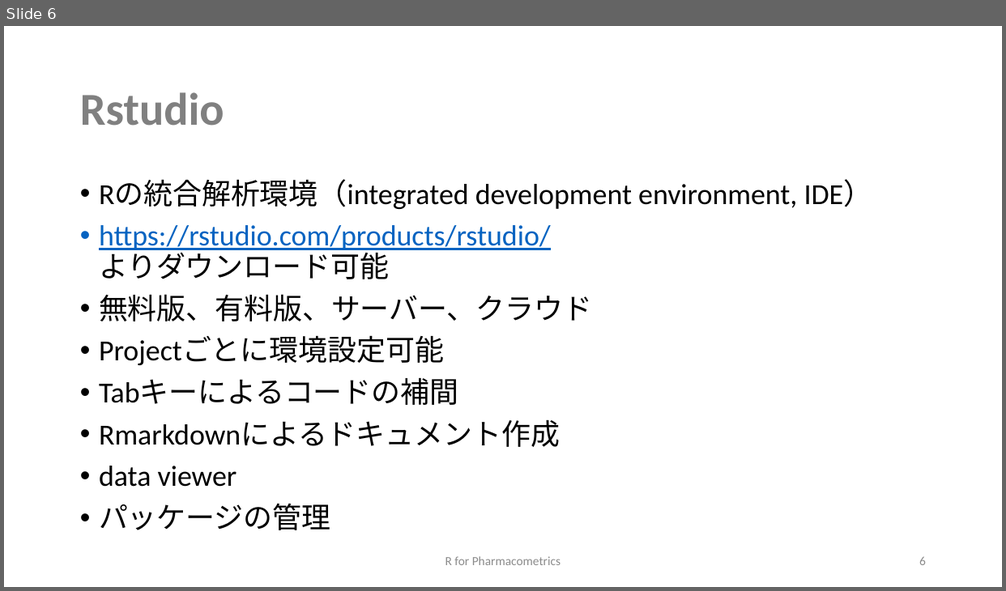
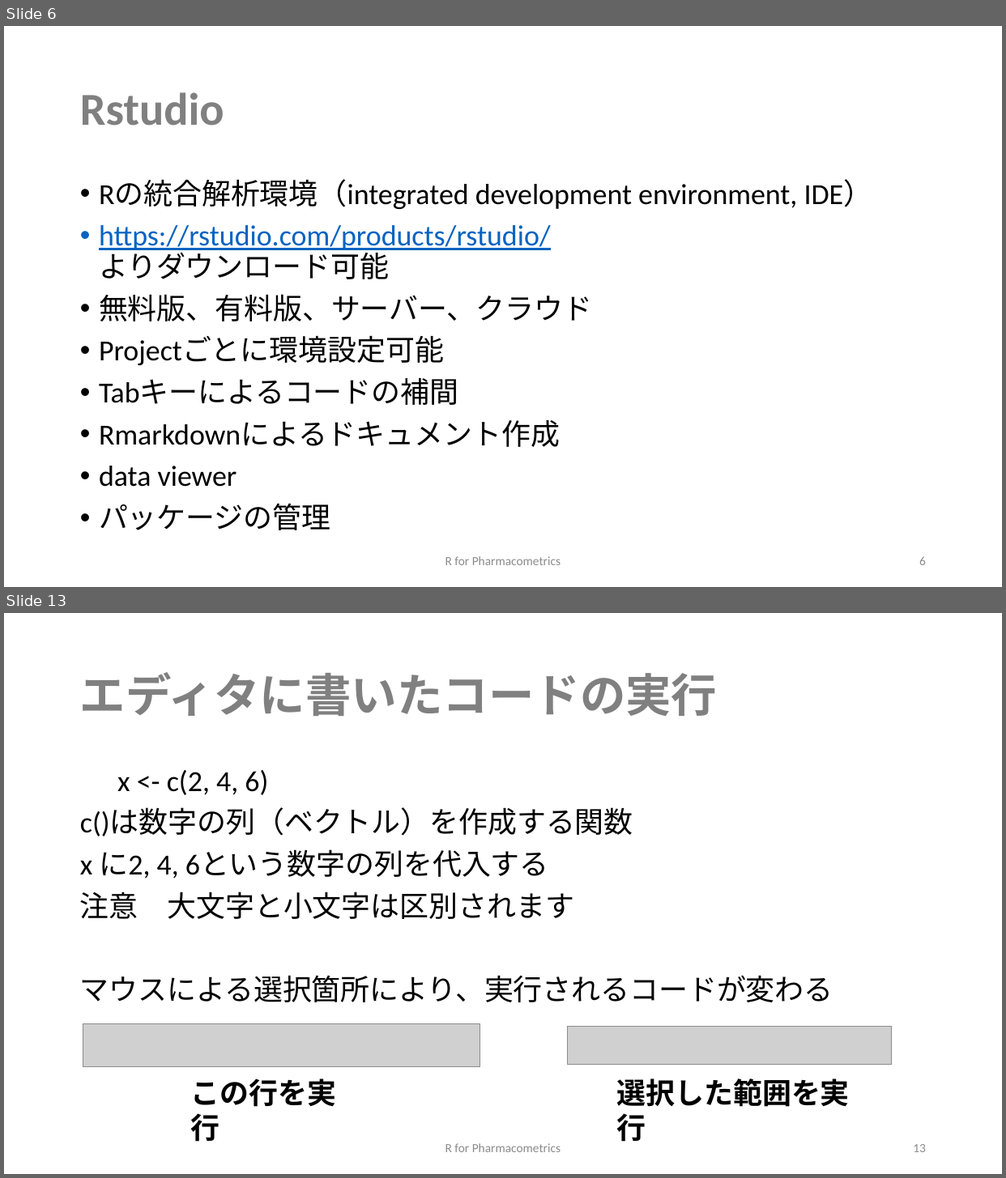
Before and after one commit to MasatoFukae/R-for-PMx, a slide deck: sample/0_introduction.pptx. Shown one above the other, each under a label of ours: slide 6 before the commit, slides 6 and 13 after it; the slides between them are not shown. The pictures are 1006x591 and 1006x1178 pixels, drawn with LibreOffice and Linux fonts; fonts in the diff are those of the drawing; grey boxes stand for pictures. Boxes give left, top, right and bottom in pixels: in the first picture for what was removed or moved away, otherwise in the second. Text is boxed around its words. In the diff, an @@ line names an element or a change of style, - is before the commit and + after.

```diff
--- a/sample/0_introduction.pptx
+++ b/sample/0_introduction.pptx
@@ slide 13 added at (4, 613, 1002, 1174), background #FFFFFF @@
@@ title added at (80, 672, 718, 716), 44 pt, text #808080, bold @@
+エディタに書いたコードの実行
@@ text added at (80, 770, 833, 1003), 28 pt, text #000000 @@
+  x <- c(2, 4, 6)
+c()は数字の列（ベクトル）を作成する関数
+x に2, 4, 6という数字の列を代入する
+注意 大文字と小文字は区別されます
+マウスによる選択箇所により、実行されるコードが変わる
@@ picture added at (83, 1024, 479, 1067) @@
@@ picture added at (567, 1027, 892, 1065) @@
@@ text added at (191, 1079, 336, 1142), 28 pt, text #000000, bold @@
+この行を実行
@@ text added at (617, 1079, 850, 1142), 28 pt, text #000000, bold @@
+選択した範囲を実行
@@ text added at (445, 1144, 560, 1152), 12 pt, text #8C8C8C @@
+R for Pharmacometrics
@@ page number added at (913, 1144, 926, 1152), 12 pt, text #8C8C8C @@
+13
```
Also in this commit, not shown: 4 slides changed, 14 other slides added.
